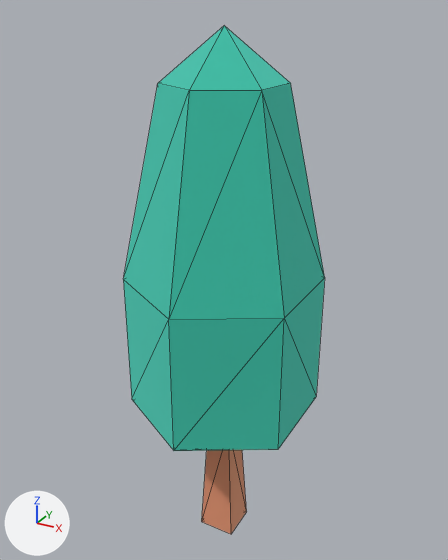
An edit to the glTF model public/models/nf2/nature/tree_small.glb, drawn before and after from the same camera.
The view is the same before and after, from a 50 mm camera at (0.558, -1.016, 1.089) aimed at (-0.014, 0.024, 0.569). Every picture has the same lights, and +X, +Y and +Z are marked at lower left. The first picture is the older version. Mesh edges are drawn as thin lines. Where no turn or scale is listed for an object, it has been applied to the vertices.

Objects in the first picture: 'tree_small'.
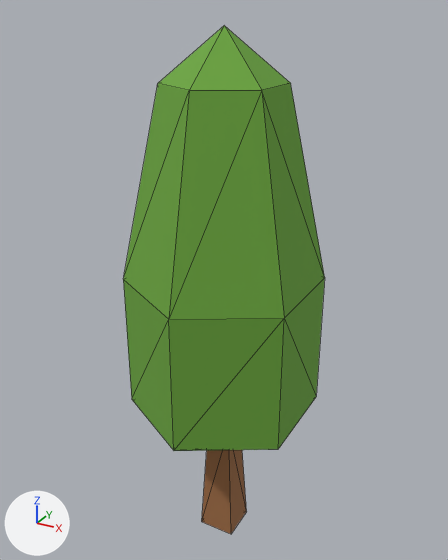
Boxes [x1, y1, x2, y2] around the edits, measured in the pictures (448 x 560 px):
'tree_small', recoloured, surface changed (cyan to green): [123, 26, 325, 534] in both

The change, as a diff of the scene's bpy script:
```diff
--- a/public/models/nf2/nature/tree_small.glb.py
+++ b/public/models/nf2/nature/tree_small.glb.py
@@ mat_woodbark @@
 mat_woodbark = principled_material('woodBark')
-mat_woodbark.base_color = (0.886, 0.514, 0.341)  # beige #f2be9e
-mat_woodbark.metallic = 1.0
+mat_woodbark.base_color = (0.332, 0.144, 0.0545)  # brown #9c6a42
 mat_woodbark.roughness = 1.0
@@ mat_leafsgreen @@
 mat_leafsgreen = principled_material('leafsGreen')
-mat_leafsgreen.base_color = (0.161, 0.788, 0.671)  # cyan #70e6d6
-mat_leafsgreen.metallic = 1.0
+mat_leafsgreen.base_color = (0.147, 0.381, 0.0452)  # green #6ba63c
 mat_leafsgreen.roughness = 1.0
@@ ob_tmpparent @@
-ob_tmpparent = bpy.data.objects.new('tmpParent', None)
-ob_tmpparent.location = (0.0, 0.0, 0.0)
```
